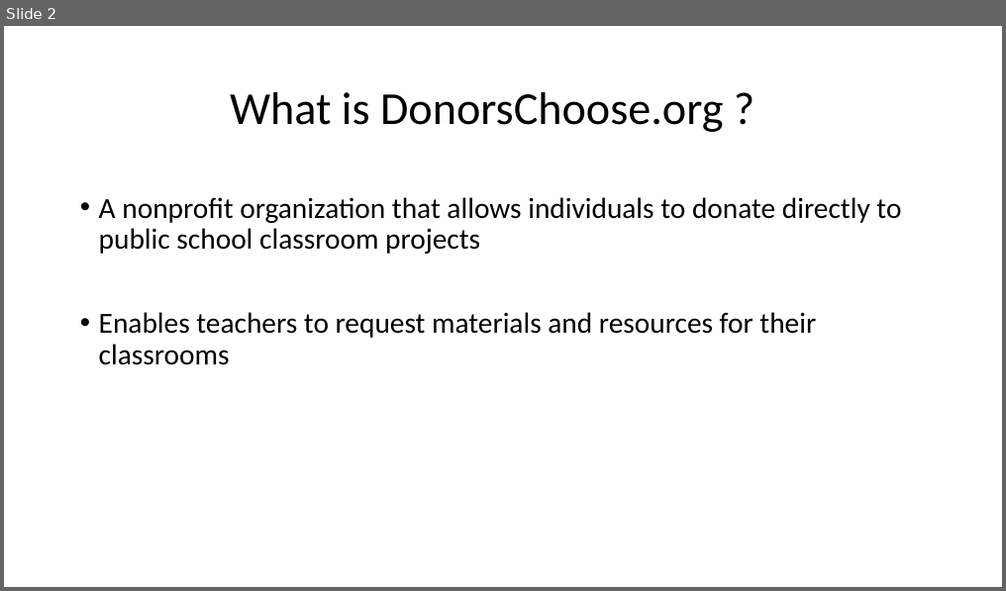
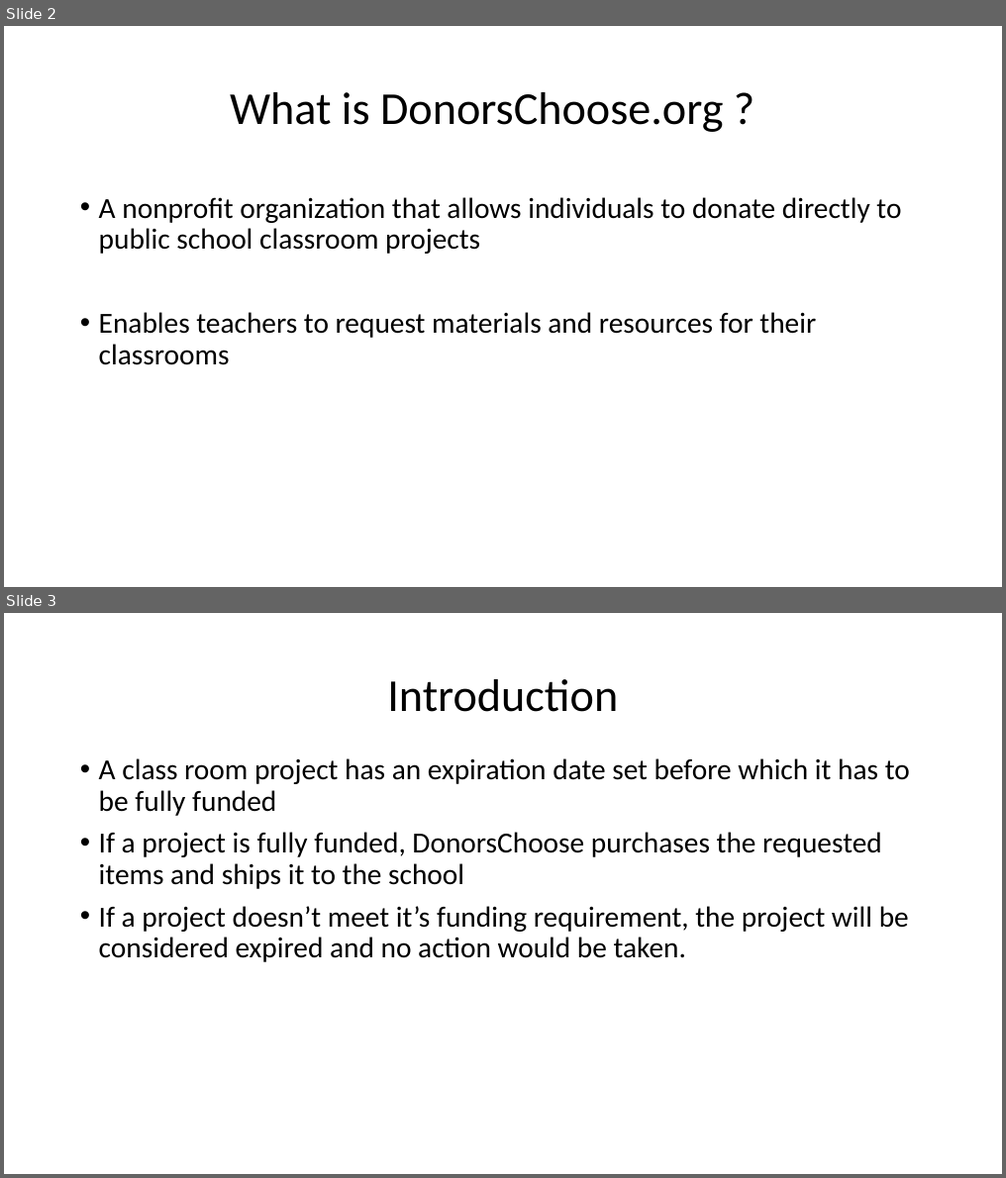
Before and after one commit to Naveed1842/data-science-intensive-2, a slide deck: Donor-Choose-Project/CapstoneProject_Slides.pptx. Shown one above the other, each under a label of ours: slide 2 before the commit, slides 2 and 3 after it. The pictures are 1006x591 and 1006x1178 pixels, drawn with LibreOffice and Linux fonts; fonts in the diff are those of the drawing. Boxes give left, top, right and bottom in pixels: in the first picture for what was removed or moved away, otherwise in the second. Text is boxed around its words. In the diff, an @@ line names an element or a change of style, - is before the commit and + after.

```diff
--- a/Donor-Choose-Project/CapstoneProject_Slides.pptx
+++ b/Donor-Choose-Project/CapstoneProject_Slides.pptx
@@ slide 3 added at (4, 613, 1002, 1174), background #FFFFFF @@
@@ title added at (387, 679, 618, 712), 44 pt, text #000000 @@
+Introduction
@@ text added at (99, 759, 910, 962), 28 pt, text #000000 @@
+• A class room project has an expiration date set before which it has to be fully funded
+• If a project is fully funded, DonorsChoose purchases the requested items and ships it to the school
+• If a project doesn’t meet it’s funding requirement, the project will be considered expired and no action would be taken.
```
Also in this commit, not shown: 10 slides changed, 2 other files.
